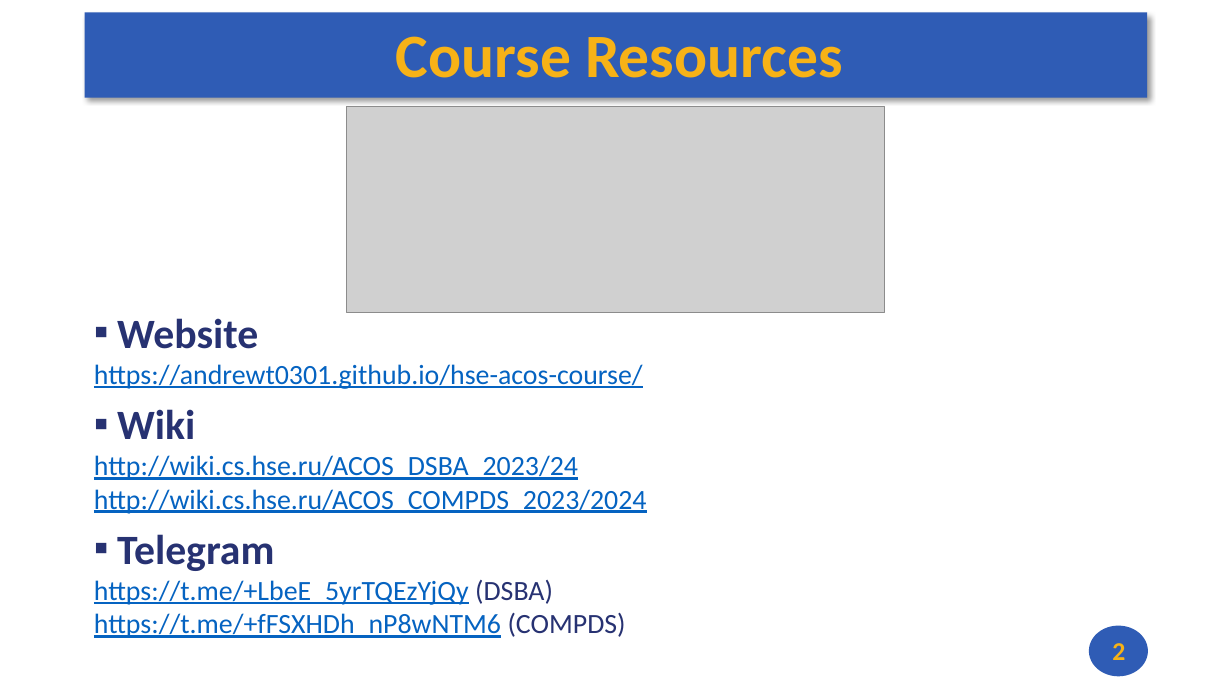
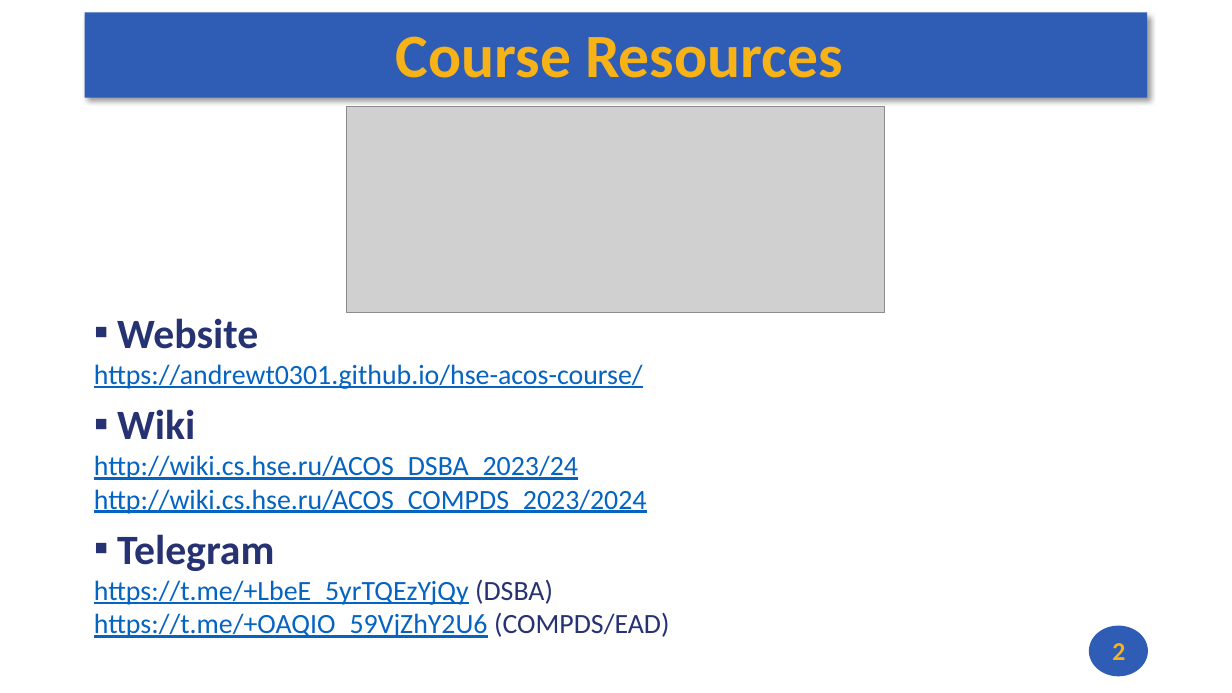
Before and after one commit to andrewt0301/hse-acos-course, a slide deck: slide 2 of docs/part1ca/01_Introduction/CA_Lecture_01.pptx. Drawn at 1232x693 pixels with LibreOffice and Linux fonts; fonts in the diff are those of the drawing; grey boxes stand for pictures. Boxes give left, top, right and bottom in pixels: in the first picture for what was removed or moved away, otherwise in the second. Text is boxed around its words. In the diff, an @@ line names an element or a change of style, - is before the commit and + after.

```diff
--- a/docs/part1ca/01_Introduction/CA_Lecture_01.pptx
+++ b/docs/part1ca/01_Introduction/CA_Lecture_01.pptx
@@ text at [94,613,669,638]: text changed @@
-https://t.me/+fFSXHDh_nP8wNTM6 (COMPDS)
+https://t.me/+OAQIO_59VjZhY2U6 (COMPDS/EAD)
```
Also in this commit, not shown: 1 other slide changed, 1 other file.
